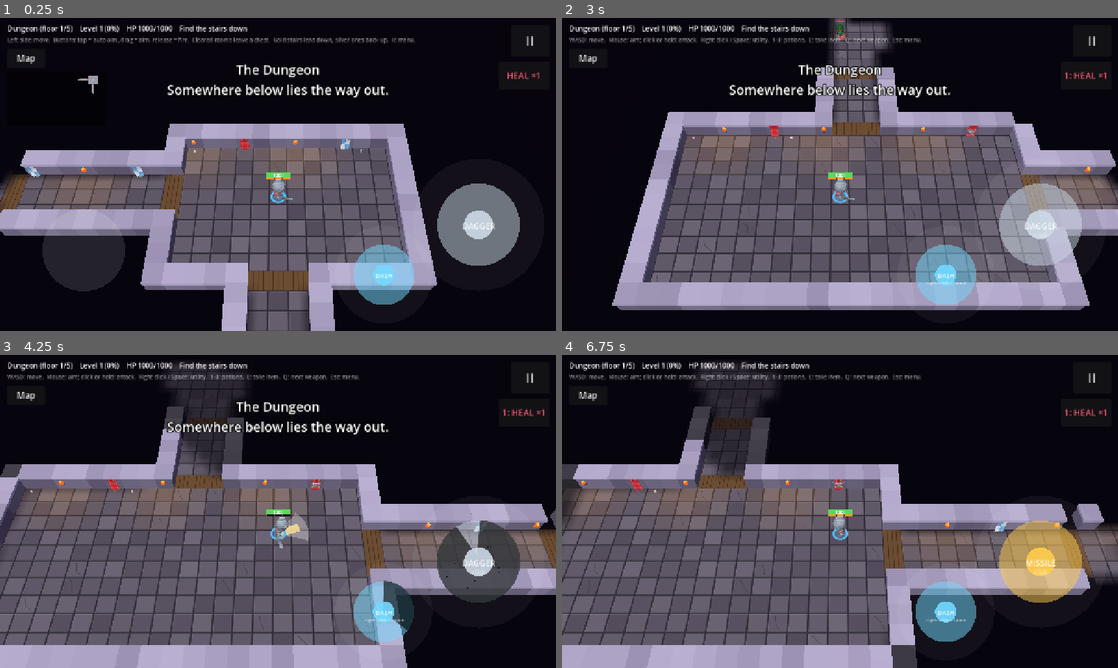
Above: before the commit, frames 1-4 (two rows, left to right).
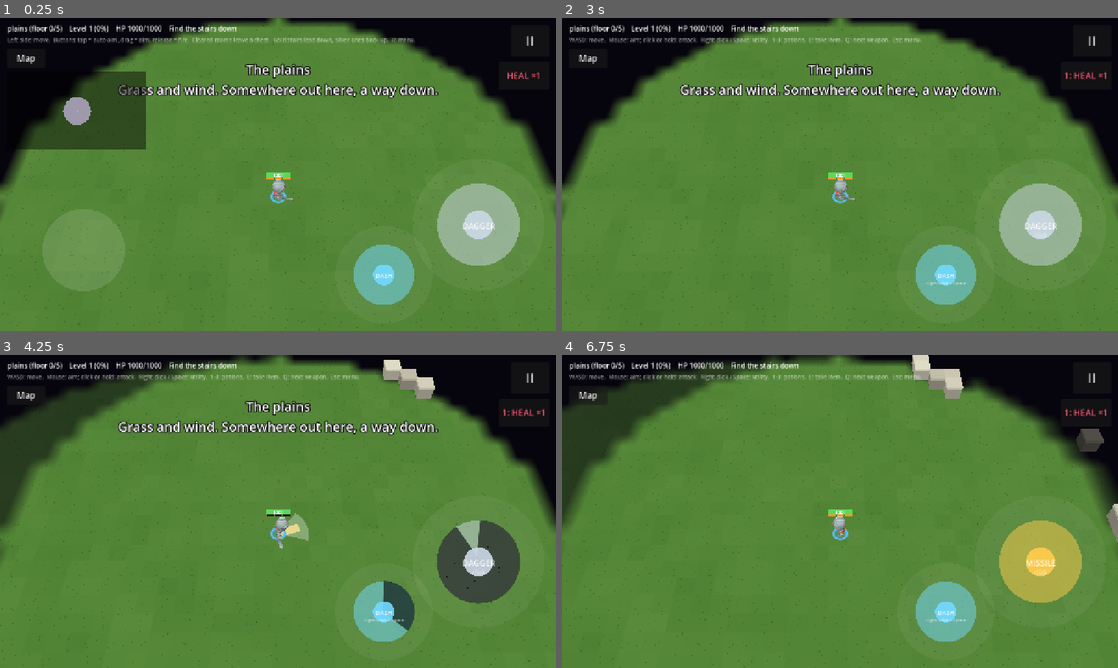
Above: after the commit, the same moments.

Repository: Zenb0t/toto
Game: Godot game, scene res://scenes/main.tscn
The game is run twice, just before and just after one commit, with the same random seed, the same clock (stepped at 60 frames per second) and the same inputs.
Inputs (mouse positions are in pixels of both pictures, inside the frame that each line leads up to):
- Up to frame 1 (0.25 s): no input
- Up to frame 2 (3 s): click "Map" at 0.5 s; click "1: HEAL ×1" at 1.25 s; click "II" at 2 s; click "Restart run" at 2.75 s
- Up to frame 3 (4.25 s): tap Enter at 3.5 s; move the mouse to (400, 495) at 3.52 s; press the mouse at (400, 495) at 3.53 s; hold D (move_right) from 3.53 s (still down); tap Space at 3.77 s
- Up to frame 4 (6.75 s): release D (move_right) at 4.25 s; release the mouse at (962, 495) at 4.25 s; drag from (728, 527) to (812, 574) at 4.27 s; move the mouse to (895, 442) at 5.02 s; hold D (move_right) 5.03-5.75 s; tap 2 (drink_potion_2) at 5.1 s; drag from (812, 574) to (673, 464) at 5.77 s; move the mouse to (1006, 558) at 6.52 s; hold A (move_left) from 6.53 s (still down); hold Q (switch_weapon) from 6.53 s (still down)

The runs differ from the first frame. In frame 1, 85% of the frame differs, in the area x 0-100%, y 0-100%; in frame 2, 84%; in frame 3, 87%; in frame 4, 89%.

Commit message:
A run starts on the plains; the crypt entrance leads down (#37)
The world is now the plains plus the descent. A run starts on the plains
(map id "plains", QUADRANT recipe, its own Branch and BranchLook: grass, trees,
no torches). Stepping onto the mausoleum's stairs goes, through the transition
rule, to the first floor's stairs up, and those lead back out onto the
mausoleum. Every floor of the descent now starts on its stairs up
(DungeonGenerator.VERSION 2). Run keeps the plains recipe a world began with and
can start the same seed again.

Co-Authored-By: Claude Sonnet 5.5 <noreply@anthropic.com>
Claude-Session: https://claude.ai/code/session_01FyLf6w2MkwJej5GPFKSkEM

Diff:
--- a/scripts/dungeon/generation/branch.gd
+++ b/scripts/dungeon/generation/branch.gd
@@ -20,6 +20,8 @@
 var puddles := false
 ## A line on arriving, the way Dungeon Crawl greets a new branch.
 var greeting := ""
+## Open ground under the sky rather than rooms and corridors: named "the plains", not "floor n".
+var outdoors := false
 var look: BranchLook
 
 
@@ -66,3 +68,11 @@
 static func for_floor(floor_number: int) -> Branch:
 	var branches := all()
 	return branches[clampi(floor_number - 1, 0, branches.size() - 1)]
+
+
+## The plains: the centre quadrant, where a run starts. Not a floor of the descent, so it is not in all().
+static func plains() -> Branch:
+	var branch := Branch.new("plains", "plains", "Plains", 0.0, [], [], BranchLook.plains())
+	branch.greeting = "Grass and wind. Somewhere out here, a way down."
+	branch.outdoors = true
+	return branch
--- a/scripts/dungeon/generation/branch_look.gd
+++ b/scripts/dungeon/generation/branch_look.gd
@@ -19,6 +19,16 @@
 var clutter: Array[String] = ["candle_lit", "candle_triple", "bottle_A_brown", "coin_stack_small"]
 ## Banners on the walls (see PropModel.BANNERS), or none.
 var banners := true
+## Outdoors: what tree groves, boulders and barricades are made of (see DungeonMap.Blocker). The groves stand
+## taller than walls, the boulders are low cover.
+var grove_color := Color(0.17, 0.36, 0.16)
+var grove_cap_color := Color(0.3, 0.52, 0.22)
+var boulder_color := Color(0.46, 0.45, 0.42)
+var boulder_cap_color := Color(0.62, 0.6, 0.55)
+var barricade_color := Color(0.42, 0.27, 0.15)
+var barricade_cap_color := Color(0.6, 0.42, 0.24)
+## Specks of grit or seed on bare ground: fewer is cheaper to draw on a big map.
+var ground_specks := 3
 ## What free-standing pillars are: carved columns, plain rock, or trees (they block like walls all the same).
 enum PillarStyle { COLUMN, ROCK, TREE }
 var pillar_style := PillarStyle.COLUMN
@@ -82,3 +92,20 @@
 	look.ambient_color = Color(0.72, 0.64, 0.6)
 	look.clutter = ["brazier", "coin_stack_small", "candle_triple"]
 	return look
+
+
+## The open plains: grass, no torches. Trees, boulders and the barricades use the colours above.
+static func plains() -> BranchLook:
+	var look := BranchLook.new()
+	look.floor_color = Color(0.3, 0.5, 0.2)
+	look.floor_alt_color = Color(0.36, 0.55, 0.24)
+	look.flagstones = false
+	look.wall_color = Color(0.55, 0.53, 0.5)
+	look.cap_color = Color(0.72, 0.7, 0.65)
+	look.ambient_color = Color(0.78, 0.8, 0.72)
+	look.torches = false
+	look.clutter = ["grass", "grass", "grass", "mushrooms"]
+	look.banners = false
+	look.pillar_style = PillarStyle.TREE
+	look.ground_specks = 1
+	return look
--- a/scripts/dungeon/generation/dungeon_generator.gd
+++ b/scripts/dungeon/generation/dungeon_generator.gd
@@ -5,12 +5,12 @@
 ##
 ## Rooms of varied shapes sit on a grid of slots (see RoomGraph) and are joined by short, three-wide
 ## corridors with a door at each end. Some rooms are hand-written set pieces instead (see Vaults), the way
-## Dungeon Crawl Stone Soup mixes vaults into its random levels. The player starts in a quiet room (on the
-## stairs up, below the first floor); the exit (the stairs down) is in the room farthest from it; rooms get
+## Dungeon Crawl Stone Soup mixes vaults into its random levels. The player arrives in a quiet room (on the
+## stairs up, which lead back out to the plains from the first floor); the exit (the stairs down) is in the room farthest from it; rooms get
 ## tougher the farther they are from the start (see DungeonDifficulty).
 
 ## Bumped whenever the same seed would make a different map, so a saved MapRecord can tell it no longer fits.
-const VERSION := 1
+const VERSION := 2
 
 const GRID := Vector2i(4, 3)
 ## Every slot holds one room plus the gap around it, where corridors run.
@@ -37,7 +37,6 @@
 const MAX_PUDDLES := 3
 const PUDDLE_RADIUS := 2
 const PUDDLE_EDGE_CLEARANCE := 4
-const PLAYER := "P"
 const EXIT := ">"
 const STAIRS_UP := "<"
 const LOOT := "*"
@@ -196,7 +195,7 @@
 	for cell: Vector2i in corridors:
 		rows[cell.y][cell.x] = corridors[cell]
 	var start_center := _center_cell(rooms[graph.start_slot()])
-	rows[start_center.y][start_center.x] = PLAYER if floor_number == 1 else STAIRS_UP
+	rows[start_center.y][start_center.x] = STAIRS_UP
 	var exit_cell := _exit_cell(rooms[graph.deepest_slot()])
 	rows[exit_cell.y][exit_cell.x] = EXIT
 	for slot in graph.slots:
--- a/scripts/run/map_spec.gd
+++ b/scripts/run/map_spec.gd
@@ -7,20 +7,26 @@
 enum Recipe {
 	## A floor of the descent: DungeonGenerator, dressed as the floor's branch.
 	DUNGEON_FLOOR,
+	## A quadrant of open ground (the plains): QuadrantGenerator by a QuadrantRecipe.
+	QUADRANT,
 }
 
 var id: String
 var recipe: Recipe
-## How deep the map lies, for the recipes that use it (the descent's floor 1 is the top).
+## How deep the map lies, for the recipes that use it (the descent's floor 1 is the top; the open ground above
+## it is 0).
 var floor_number: int
 var seed_value: int
+## What a QUADRANT map is made of (null for the other recipes).
+var quadrant: QuadrantRecipe
 
 
-func _init(map_id: String, map_recipe: Recipe, depth: int, map_seed: int) -> void:
+func _init(map_id: String, map_recipe: Recipe, depth: int, map_seed: int, quadrant_recipe: QuadrantRecipe = null) -> void:
 	id = map_id
 	recipe = map_recipe
 	floor_number = depth
 	seed_value = map_seed
+	quadrant = quadrant_recipe
 
 
 ## The map in the ASCII format DungeonMapParser reads.
@@ -28,6 +34,8 @@
 	match recipe:
 		Recipe.DUNGEON_FLOOR:
 			return DungeonGenerator.new().generate(seed_value, floor_number)
+		Recipe.QUADRANT:
+			return QuadrantGenerator.new().generate(quadrant, seed_value)
 	push_error("Unknown map recipe %d" % recipe)
 	return ""
 
@@ -37,9 +45,11 @@
 	match recipe:
 		Recipe.DUNGEON_FLOOR:
 			return DungeonGenerator.VERSION
+		Recipe.QUADRANT:
+			return QuadrantRecipe.VERSION
 	return 0
 
 
 ## What the map is (its name, greeting and look).
 func branch() -> Branch:
-	return Branch.for_floor(floor_number)
+	return Branch.plains() if recipe == Recipe.QUADRANT else Branch.for_floor(floor_number)
--- a/scripts/run/run.gd
+++ b/scripts/run/run.gd
@@ -6,6 +6,8 @@
 ## the map it names and replays its record. Pure; a new run is a new Run.
 
 var world_seed: int
+## What the plains of this world are made of (Tune → World as it was when the world began).
+var plains: QuadrantRecipe
 ## The hero as they arrived on the current map (kills are counted as they happen).
 var hero := HeroState.new()
 var current_map_id := WorldLayout.start_map_id()
@@ -16,25 +18,33 @@
 var _records := {}  # map id -> MapRecord
 
 
-func _init(seed_value: int) -> void:
+func _init(seed_value: int, plains_recipe := QuadrantRecipe.plains()) -> void:
 	world_seed = seed_value
+	plains = plains_recipe
 
 
 ## A new world with a seed drawn from rng.
-static func random(rng: RandomNumberGenerator) -> Run:
-	return Run.new(rng.randi())
+static func random(rng: RandomNumberGenerator, plains_recipe := QuadrantRecipe.plains()) -> Run:
+	return Run.new(rng.randi(), plains_recipe)
 
 
-## The run after this one (dying, or restarting): a new world with a different seed and a fresh hero.
-func next_world(rng: RandomNumberGenerator) -> Run:
+## The run after this one (dying, or restarting, or New world in the Tune screen): a new world with a different
+## seed and a fresh hero. plains: what its plains are made of; the tuning may have changed since this world began.
+func next_world(rng: RandomNumberGenerator, plains_recipe := plains) -> Run:
 	var seed_value := rng.randi()
 	while seed_value == world_seed:
 		seed_value = rng.randi()
-	return Run.new(seed_value)
+	return Run.new(seed_value, plains_recipe)
+
+
+## The same world again from the start (Same seed again in the Tune screen): the same seed, a fresh hero and no
+## memory of this run. plains: what its plains are made of, which the tuning may have changed.
+func same_world_again(plains_recipe := plains) -> Run:
+	return Run.new(world_seed, plains_recipe)
 
 
 func current_map() -> MapSpec:
-	return WorldLayout.spec(world_seed, current_map_id)
+	return WorldLayout.spec(world_seed, current_map_id, plains)
 
 
 ## Moves the run's clock on.
@@ -45,7 +55,7 @@
 ## What the hero changed on a map so far (an empty record for a map not visited yet).
 func record_of(map_id: String) -> MapRecord:
 	if not _records.has(map_id):
-		_records[map_id] = MapRecord.new(WorldLayout.spec(world_seed, map_id).generator_version())
+		_records[map_id] = MapRecord.new(WorldLayout.spec(world_seed, map_id, plains).generator_version())
 	return _records[map_id]
 
 
--- a/scripts/run/run_summary.gd
+++ b/scripts/run/run_summary.gd
@@ -16,8 +16,11 @@
 	if ending == Ending.DIED:
 		var cause := "Killed by %s" % killer if killer != "" else "Killed"
 		var map := run.current_map()
-		result.append("%s in the %s (floor %d of %d)." % [
-			cause, map.branch().display_name, map.floor_number, WorldLayout.FLOOR_COUNT])
+		if map.branch().outdoors:
+			result.append("%s on the %s." % [cause, map.branch().display_name])
+		else:
+			result.append("%s in the %s (floor %d of %d)." % [
+				cause, map.branch().display_name, map.floor_number, WorldLayout.FLOOR_COUNT])
 	else:
 		result.append("Escaped with the treasure of floor %d." % WorldLayout.FLOOR_COUNT)
 	result.append("Reached level %d." % level)
--- a/scripts/run/world_layout.gd
+++ b/scripts/run/world_layout.gd
@@ -1,10 +1,12 @@
 class_name WorldLayout
 extends RefCounted
-## Which maps a world holds and how they connect: today a descent of FLOOR_COUNT floors, each one's stairs down
-## leading to the next floor's stairs up (and back), and the last one's out of the dungeon. Every map's seed comes from the world seed, so the same
-## world seed always gives the same maps. Pure.
+## Which maps a world holds and how they connect: the plains (the centre quadrant, where a run starts), whose
+## crypt entrance leads down to a descent of FLOOR_COUNT floors, each one's stairs down leading to the next floor's
+## stairs up (and back), and the last one's out of the dungeon. The first floor's stairs up lead back out to the
+## mausoleum. Every map's seed comes from the world seed, so the same world seed always gives the same maps. Pure.
 
 const FLOOR_COUNT := 5
+const PLAINS_ID := "plains"
 ## exit_at's answer for a cell that leads nowhere.
 const NO_EXIT := -1
 
@@ -40,7 +42,7 @@
 
 ## The map a run starts on.
 static func start_map_id() -> String:
-	return floor_id(1)
+	return PLAINS_ID
 
 
 static func floor_id(floor_number: int) -> String:
@@ -48,14 +50,16 @@
 
 
 static func map_ids() -> Array[String]:
-	var ids: Array[String] = []
+	var ids: Array[String] = [PLAINS_ID]
 	for floor_number in range(1, FLOOR_COUNT + 1):
 		ids.append(floor_id(floor_number))
 	return ids
 
 
-## The map's spec in the world grown from world_seed.
-static func spec(world_seed: int, map_id: String) -> MapSpec:
+## The map's spec in the world grown from world_seed. plains: what the plains is made of.
+static func spec(world_seed: int, map_id: String, plains := QuadrantRecipe.plains()) -> MapSpec:
+	if map_id == PLAINS_ID:
+		return MapSpec.new(map_id, MapSpec.Recipe.QUADRANT, 0, map_seed(world_seed, map_id), plains)
 	return MapSpec.new(map_id, MapSpec.Recipe.DUNGEON_FLOOR, _floor_number(map_id), map_seed(world_seed, map_id))
 
 
@@ -74,7 +78,9 @@
 				return Destination.new("")
 			return Destination.new(floor_id(floor_number + 1), Spot.STAIRS_UP)
 		Exit.STAIRS_UP:
-			assert(floor_number > 1, "the top floor has no stairs up")
+			assert(floor_number > 0, "the plains have no stairs up")
+			if floor_number == 1:
+				return Destination.new(PLAINS_ID, Spot.STAIRS_DOWN)
 			return Destination.new(floor_id(floor_number - 1), Spot.STAIRS_DOWN)
 	push_error("Unknown exit %d" % exit)
 	return Destination.new(from_map_id)
@@ -101,8 +107,9 @@
 	return NO_EXIT
 
 
+## The plains are 0, the descent's floors 1 to FLOOR_COUNT.
 static func _floor_number(map_id: String) -> int:
 	var index := map_ids().find(map_id)
 	if index < 0:
 		push_error("Unknown map id '%s'" % map_id)
-	return index + 1
+	return index
--- a/scripts/ui/pause_menu.gd
+++ b/scripts/ui/pause_menu.gd
@@ -27,7 +27,9 @@
 
 ## The world's seed, so a world worth keeping (or a broken one) can be reported, and the map the hero is on.
 func show_seed(world_seed: int, map: MapSpec) -> void:
-	_seed_label.text = "World seed %d · %s (floor %d)" % [world_seed, map.branch().display_name, map.floor_number]
+	var place := "the %s" % map.branch().display_name if map.branch().outdoors \
+		else "%s (floor %d)" % [map.branch().display_name, map.floor_number]
+	_seed_label.text = "World seed %d · %s" % [world_seed, place]
 
 
 ## True from open() until close(), including while a sub-screen is showing.
--- a/tests/unit/test_branch.gd
+++ b/tests/unit/test_branch.gd
@@ -51,3 +51,20 @@
 			var thing := DecorModel.make(kind, 0.5)
 			assert_not_null(thing, "%s: %s" % [branch.id, kind])
 			thing.free()
+
+
+func test_the_plains_are_an_outdoor_place_of_grass_and_trees_with_no_torches() -> void:
+	var plains := Branch.plains()
+
+	assert_true(plains.outdoors)
+	assert_eq(plains.display_name, "plains")
+	assert_ne(plains.greeting, "")
+	assert_false(plains.look.torches)
+	assert_false(plains.look.flagstones)
+	assert_gt(plains.look.floor_color.g, plains.look.floor_color.r, "green ground")
+
+
+func test_the_plains_are_not_a_floor_of_the_descent() -> void:
+	for branch in Branch.all():
+		assert_ne(branch.id, Branch.plains().id)
+		assert_false(branch.outdoors, branch.id)
--- a/tests/unit/test_dungeon_generator.gd
+++ b/tests/unit/test_dungeon_generator.gd
@@ -63,17 +63,9 @@
 		assert_has(_enemy_rooms(map), exit_room, "seed %d" % seed_value)
 
 
-func test_the_first_floor_has_stairs_down_but_none_up() -> void:
+func test_every_floor_starts_on_its_stairs_up_and_has_stairs_down() -> void:
 	for seed_value in SEEDS:
-		var map := _parser.parse(DungeonGenerator.new().generate(seed_value, 1))
-
-		assert_ne(map.exit_cell, DungeonMap.NO_CELL, "seed %d" % seed_value)
-		assert_eq(map.stairs_up_cell, DungeonMap.NO_CELL, "seed %d" % seed_value)
-
-
-func test_deeper_floors_start_on_their_stairs_up_and_have_stairs_down() -> void:
-	for seed_value in SEEDS:
-		for floor_number in range(2, WorldLayout.FLOOR_COUNT + 1):
+		for floor_number in range(1, WorldLayout.FLOOR_COUNT + 1):
 			var map := _parser.parse(DungeonGenerator.new().generate(seed_value, floor_number))
 			var at := "seed %d floor %d" % [seed_value, floor_number]
 
--- a/tests/unit/test_run.gd
+++ b/tests/unit/test_run.gd
@@ -12,11 +12,12 @@
 	return rng
 
 
-func test_a_run_starts_on_the_first_floor_with_the_starting_kit() -> void:
+func test_a_run_starts_on_the_plains_with_the_starting_kit() -> void:
 	var run := Run.new(42)
 
-	assert_eq(run.current_map_id, WorldLayout.start_map_id())
-	assert_eq(run.current_map().floor_number, 1)
+	assert_eq(run.current_map_id, WorldLayout.PLAINS_ID)
+	assert_eq(run.current_map().recipe, MapSpec.Recipe.QUADRANT)
+	assert_eq(run.arrival_spot, WorldLayout.Spot.START)
 	assert_eq(run.hero.weapon_id, GameTuning.DEFAULT_WEAPON_ID)
 	assert_eq(run.hero.utility_id, GameTuning.DEFAULT_UTILITY_ID)
 	assert_eq(run.hero.health, run.hero.max_health)
@@ -24,11 +25,11 @@
 	assert_eq(run.hero.kills, 0)
 
 
-func test_the_same_world_seed_gives_the_same_floors() -> void:
+func test_the_same_world_seed_gives_the_same_maps() -> void:
 	var first := Run.new(1234)
 	var again := Run.new(1234)
 
-	for _floor in WorldLayout.FLOOR_COUNT:
+	for _map in WorldLayout.map_ids().size():
 		assert_eq(first.current_map().ascii(), again.current_map().ascii(), first.current_map_id)
 		first.travel(WorldLayout.Exit.STAIRS_DOWN, HeroState.new())
 		again.travel(WorldLayout.Exit.STAIRS_DOWN, HeroState.new())
@@ -38,13 +39,14 @@
 	assert_ne(Run.new(1).current_map().ascii(), Run.new(2).current_map().ascii())
 
 
-func test_the_stairs_lead_to_the_next_floor_with_everything_the_hero_carries() -> void:
+func test_the_crypt_entrance_leads_down_to_the_first_floor_with_everything_the_hero_carries() -> void:
 	var run := Run.new(7)
 
 	var destination := run.travel(WorldLayout.Exit.STAIRS_DOWN, _hero_holding("sword", 9))
 
 	assert_false(destination.leaves_world())
-	assert_eq(run.current_map().floor_number, 2)
+	assert_eq(run.current_map().floor_number, 1)
+	assert_eq(run.arrival_spot, WorldLayout.Spot.STAIRS_UP)
 	assert_eq(run.hero.weapon_id, "sword")
 	assert_eq(run.hero.utility_id, "blink")
 	assert_eq(run.hero.health, 400)
@@ -56,7 +58,7 @@
 
 func test_the_last_floors_stairs_lead_out_of_the_world() -> void:
 	var run := Run.new(7)
-	for _floor in WorldLayout.FLOOR_COUNT - 1:
+	for _floor in WorldLayout.FLOOR_COUNT:
 		assert_false(run.travel(WorldLayout.Exit.STAIRS_DOWN, HeroState.new()).leaves_world())
 
 	var destination := run.travel(WorldLayout.Exit.STAIRS_DOWN, _hero_holding("bow", 30))
@@ -66,7 +68,7 @@
 	assert_eq(run.hero.kills, 30, "the summary counts every kill")
 
 
-func test_the_next_world_has_a_different_seed_and_a_fresh_hero_on_the_first_floor() -> void:
+func test_the_next_world_has_a_different_seed_and_a_fresh_hero_on_the_plains() -> void:
 	var rng := _seeded_rng(5)
 	var run := Run.random(rng)
 	run.travel(WorldLayout.Exit.STAIRS_DOWN, _hero_holding("sword", 9))
@@ -74,13 +76,13 @@
 	for _death in 50:
 		var next := run.next_world(rng)
 		assert_ne(next.world_seed, run.world_seed)
-		assert_eq(next.current_map().floor_number, 1)
+		assert_eq(next.current_map_id, WorldLayout.PLAINS_ID)
 		assert_eq(next.hero.weapon_id, GameTuning.DEFAULT_WEAPON_ID)
 		assert_eq(next.hero.kills, 0)
 		run = next
 
 
-func test_the_stairs_up_lead_back_to_the_stairs_down_of_the_floor_above() -> void:
+func test_the_first_floors_stairs_up_lead_back_out_to_the_crypt_entrance() -> void:
 	var run := Run.new(7)
 	run.travel(WorldLayout.Exit.STAIRS_DOWN, HeroState.new())
 	assert_eq(run.arrival_spot, WorldLayout.Spot.STAIRS_UP)
@@ -88,16 +90,27 @@
 	var destination := run.travel(WorldLayout.Exit.STAIRS_UP, _hero_holding("sword", 4))
 
 	assert_false(destination.leaves_world())
+	assert_eq(run.current_map_id, WorldLayout.PLAINS_ID)
+	assert_eq(run.arrival_spot, WorldLayout.Spot.STAIRS_DOWN)
+	assert_eq(run.hero.weapon_id, "sword")
+
+
+func test_the_stairs_up_of_a_deeper_floor_lead_back_to_the_stairs_down_of_the_floor_above() -> void:
+	var run := Run.new(7)
+	run.travel(WorldLayout.Exit.STAIRS_DOWN, HeroState.new())
+	run.travel(WorldLayout.Exit.STAIRS_DOWN, HeroState.new())
+
+	run.travel(WorldLayout.Exit.STAIRS_UP, _hero_holding("sword", 4))
+
 	assert_eq(run.current_map_id, WorldLayout.floor_id(1))
 	assert_eq(run.arrival_spot, WorldLayout.Spot.STAIRS_DOWN)
-	assert_eq(run.hero.weapon_id, "sword")
-
-
-func test_on_every_generated_floor_each_set_of_stairs_leads_onto_the_matching_stairs() -> void:
+
+
+func test_on_every_generated_map_each_set_of_stairs_leads_onto_the_matching_stairs() -> void:
 	var parser := DungeonMapParser.new()
 	for world_seed in 5:
 		var run := Run.new(world_seed)
-		for _floor in WorldLayout.FLOOR_COUNT - 1:
+		for _floor in WorldLayout.FLOOR_COUNT:
 			var above := parser.parse(run.current_map().ascii())
 			run.travel(WorldLayout.Exit.STAIRS_DOWN, HeroState.new())
 			var below := parser.parse(run.current_map().ascii())
@@ -217,7 +230,8 @@
 func test_a_record_knows_which_generator_made_its_map() -> void:
 	var run := Run.new(3)
 
-	assert_eq(run.record_of(run.current_map_id).generator_version, DungeonGenerator.VERSION)
+	assert_eq(run.record_of(run.current_map_id).generator_version, QuadrantRecipe.VERSION)
+	assert_eq(run.record_of(WorldLayout.floor_id(1)).generator_version, DungeonGenerator.VERSION)
 
 
 func test_the_next_world_remembers_nothing_of_this_one() -> void:
@@ -230,3 +244,30 @@
 
 	assert_false(next.record_of(next.current_map_id).is_killed(Vector2i(10, 4)))
 	assert_eq(next.seconds_played, 0.0)
+
+
+func test_same_seed_again_makes_the_same_world_from_the_start() -> void:
+	var run := Run.new(77)
+	run.travel(WorldLayout.Exit.STAIRS_DOWN, _hero_holding("sword", 9))
+	run.record_of(WorldLayout.PLAINS_ID).kill(Vector2i(10, 4))
+
+	var again := run.same_world_again()
+
+	assert_eq(again.world_seed, 77)
+	assert_eq(again.current_map_id, WorldLayout.PLAINS_ID)
+	assert_eq(again.current_map().ascii(), Run.new(77).current_map().ascii())
+	assert_eq(again.hero.weapon_id, GameTuning.DEFAULT_WEAPON_ID, "a fresh hero")
+	assert_false(again.record_of(WorldLayout.PLAINS_ID).is_killed(Vector2i(10, 4)), "a fresh world")
+
+
+func test_a_new_world_is_made_with_the_recipe_it_is_given() -> void:
+	var run := Run.new(5)
+	var small := QuadrantRecipe.new()
+	small.width = 100
+	small.height = 60
+
+	var next := run.next_world(_seeded_rng(1), small)
+	var map := DungeonMapParser.new().parse(next.current_map().ascii())
+
+	assert_eq(map.size, Vector2i(100, 60))
+	assert_eq(DungeonMapParser.new().parse(run.same_world_again(small).current_map().ascii()).size, Vector2i(100, 60))
--- a/tests/unit/test_run_summary.gd
+++ b/tests/unit/test_run_summary.gd
@@ -32,3 +32,9 @@
 func test_monsters_are_named_with_the_right_article() -> void:
 	assert_eq(Monster.with_article("Orc wizard"), "an orc wizard")
 	assert_eq(Monster.with_article("Kobold"), "a kobold")
+
+
+func test_a_death_on_the_plains_names_the_killer_and_the_place() -> void:
+	var lines := RunSummary.lines(Run.new(1), 1, RunSummary.Ending.DIED, "a goblin")
+
+	assert_eq(lines[0], "Killed by a goblin on the plains.")
--- a/tests/unit/test_world_layout.gd
+++ b/tests/unit/test_world_layout.gd
@@ -2,10 +2,12 @@
 ## Which maps a world holds, their seeds, and where each map's exits lead.
 
 
-func test_each_floor_has_its_own_id() -> void:
+func test_the_world_is_the_plains_and_each_floor_of_the_descent_each_with_its_own_id() -> void:
 	var ids := WorldLayout.map_ids()
 
-	assert_eq(ids.size(), WorldLayout.FLOOR_COUNT)
+	assert_eq(ids.size(), WorldLayout.FLOOR_COUNT + 1)
+	assert_eq(ids[0], WorldLayout.PLAINS_ID)
+	assert_eq(WorldLayout.start_map_id(), WorldLayout.PLAINS_ID)
 	for i in ids.size():
 		assert_eq(ids.find(ids[i]), i, "%s appears once" % ids[i])
 
@@ -23,6 +25,26 @@
 		assert_eq(spec.floor_number, floor_number)
 		assert_eq(spec.recipe, MapSpec.Recipe.DUNGEON_FLOOR)
 		assert_eq(spec.seed_value, WorldLayout.map_seed(99, spec.id))
+
+
+func test_the_plains_spec_is_a_quadrant_made_by_its_recipe() -> void:
+	var recipe := QuadrantRecipe.new()
+	recipe.boulder_count = 3
+
+	var spec := WorldLayout.spec(99, WorldLayout.PLAINS_ID, recipe)
+
+	assert_eq(spec.recipe, MapSpec.Recipe.QUADRANT)
+	assert_eq(spec.quadrant, recipe)
+	assert_eq(spec.seed_value, WorldLayout.map_seed(99, WorldLayout.PLAINS_ID))
+	assert_true(spec.branch().outdoors)
+
+
+func test_the_crypt_entrance_leads_to_the_first_floors_stairs_up_and_they_lead_back() -> void:
+	var down := WorldLayout.destination(WorldLayout.PLAINS_ID, WorldLayout.Exit.STAIRS_DOWN)
+	var up := WorldLayout.destination(WorldLayout.floor_id(1), WorldLayout.Exit.STAIRS_UP)
+
+	assert_eq([down.map_id, down.spot], [WorldLayout.floor_id(1), WorldLayout.Spot.STAIRS_UP])
+	assert_eq([up.map_id, up.spot], [WorldLayout.PLAINS_ID, WorldLayout.Spot.STAIRS_DOWN])
 
 
 func test_the_stairs_down_lead_to_the_stairs_up_one_floor_down() -> void:
